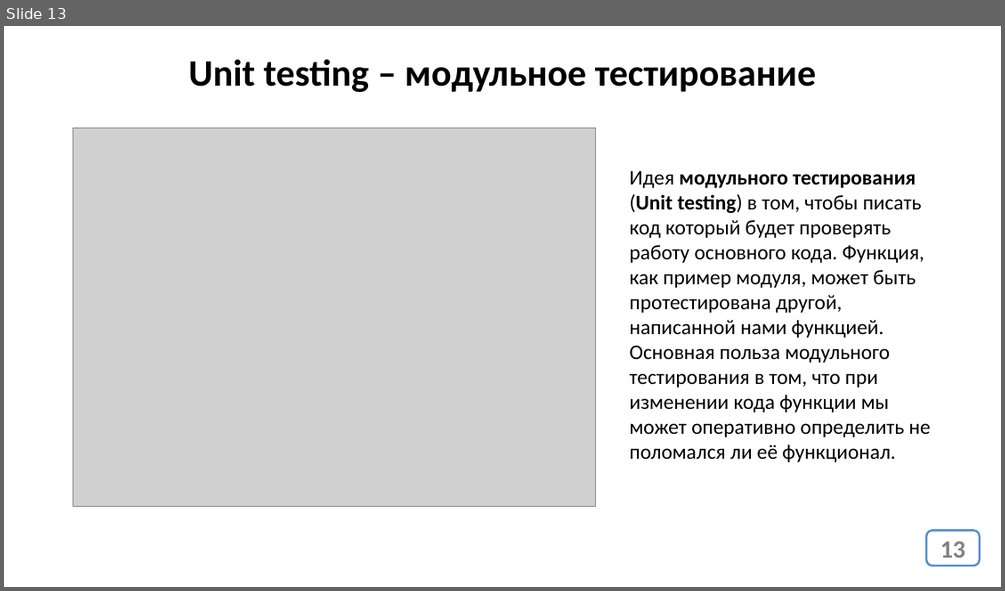
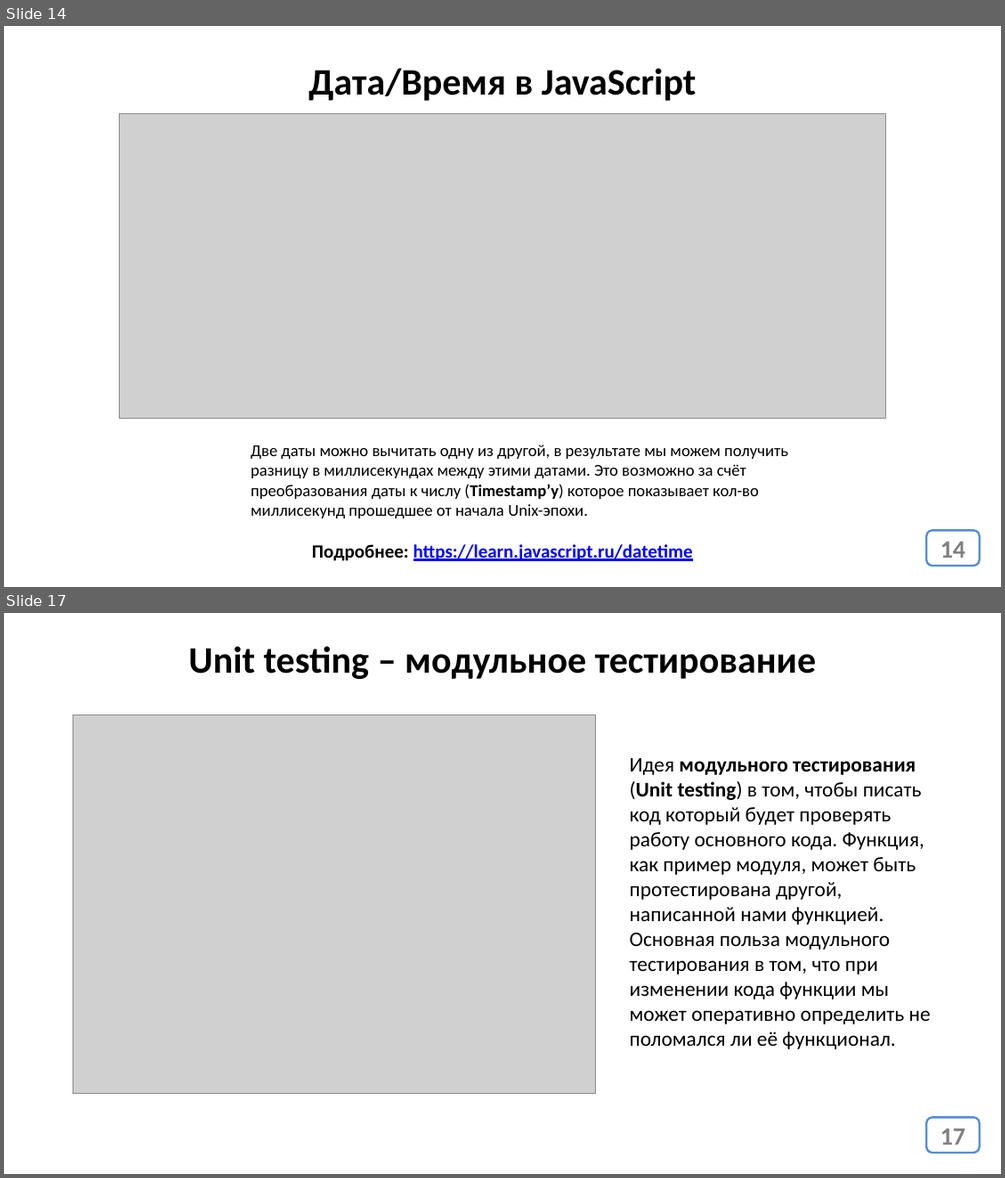
Before and after one commit to javascript-course-18-ortdnipro/lesson06, a slide deck: lesson06.pptx. Shown one above the other, each under a label of ours: slide 13 before the commit, slides 14 and 17 after it; the slides between them are not shown. The pictures are 1005x591 and 1005x1178 pixels, drawn with LibreOffice and Linux fonts; fonts in the diff are those of the drawing; grey boxes stand for pictures. Boxes give left, top, right and bottom in pixels: in the first picture for what was removed or moved away, otherwise in the second. Text is boxed around its words. In the diff, an @@ line names an element or a change of style, - is before the commit and + after.

```diff
--- a/lesson06.pptx
+++ b/lesson06.pptx
@@ slide 14 added at (x1=4, y1=26, x2=1001, y2=587), background #FFFFFF @@
@@ title added at (x1=308, y1=68, x2=696, y2=101), 36 pt, text #000000, bold @@
+Дата/Время в JavaScript
@@ picture added at (x1=119, y1=113, x2=886, y2=418) @@
@@ text added at (x1=251, y1=444, x2=788, y2=518), 16 pt, text #000000 @@
+Две даты можно вычитать одну из другой, в результате мы можем получить разницу в миллисекундах между этими датами. Это возможно за счёт преобразования даты к числу (Timestamp’у) которое показывает кол-во миллисекунд прошедшее от начала Unix-эпохи.
@@ page number added at (x1=927, y1=530, x2=979, y2=565), fill #FFFFFF, outline #558ED5 2 pt, 24 pt, text #808080, bold @@
+14
@@ text added at (x1=312, y1=544, x2=693, y2=561), 18 pt, text #0000FF, bold, underline @@
+Подробнее: https://learn.javascript.ru/datetime
@@ what was slide 13 is now slide 17 @@
@@ page number at (x1=940, y1=1128, x2=965, y2=1144): text changed @@
-13
+17
```
Also in this commit, not shown: 3 slides changed, 3 other slides added, 1 other file.
